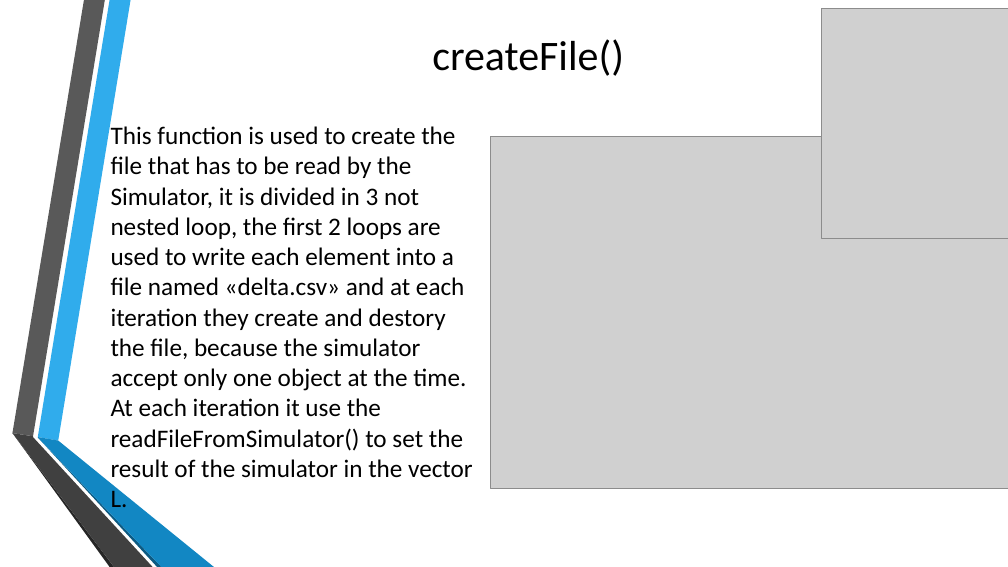
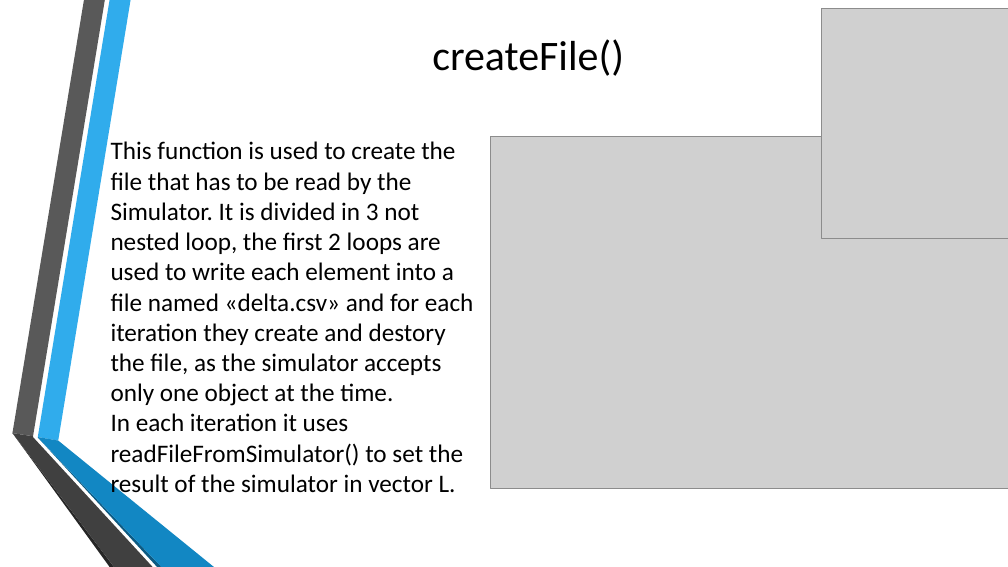
Before and after one commit to Mick95/ParallelProject, a slide deck: slide 10 of projectP/Presentation.pptx. Drawn at 1008x567 pixels with LibreOffice and Linux fonts; fonts in the diff are those of the drawing; grey boxes stand for pictures; background and template pictures are left out. Boxes give left, top, right and bottom in pixels: in the first picture for what was removed or moved away, otherwise in the second. Text is boxed around its words. In the diff, an @@ line names an element or a change of style, - is before the commit and + after.

```diff
--- a/projectP/Presentation.pptx
+++ b/projectP/Presentation.pptx
@@ text at [111, 141, 473, 498]: text changed @@
-This function is used to create the file that has to be read by the Simulator, it is divided in 3 not nested loop, the first 2 loops are used to write each element into a file named «delta.csv» and at each iteration they create and destory the file, because the simulator accept only one object at the time. At each iteration it use the readFileFromSimulator() to set the result of the simulator in the vector L.
+This function is used to create the file that has to be read by the Simulator. It is divided in 3 not nested loop, the first 2 loops are used to write each element into a file named «delta.csv» and for each iteration they create and destory the file, as the simulator accepts only one object at the time. In each iteration it uses readFileFromSimulator() to set the result of the simulator in vector L.
```
Also in this commit, not shown: 9 other slides changed.
